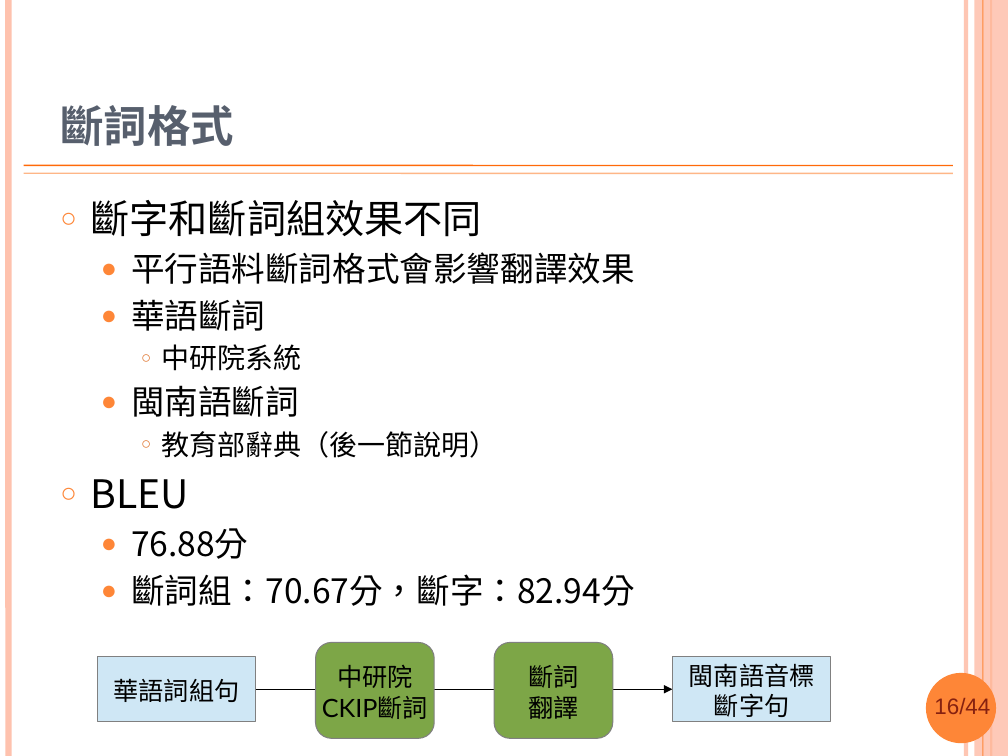
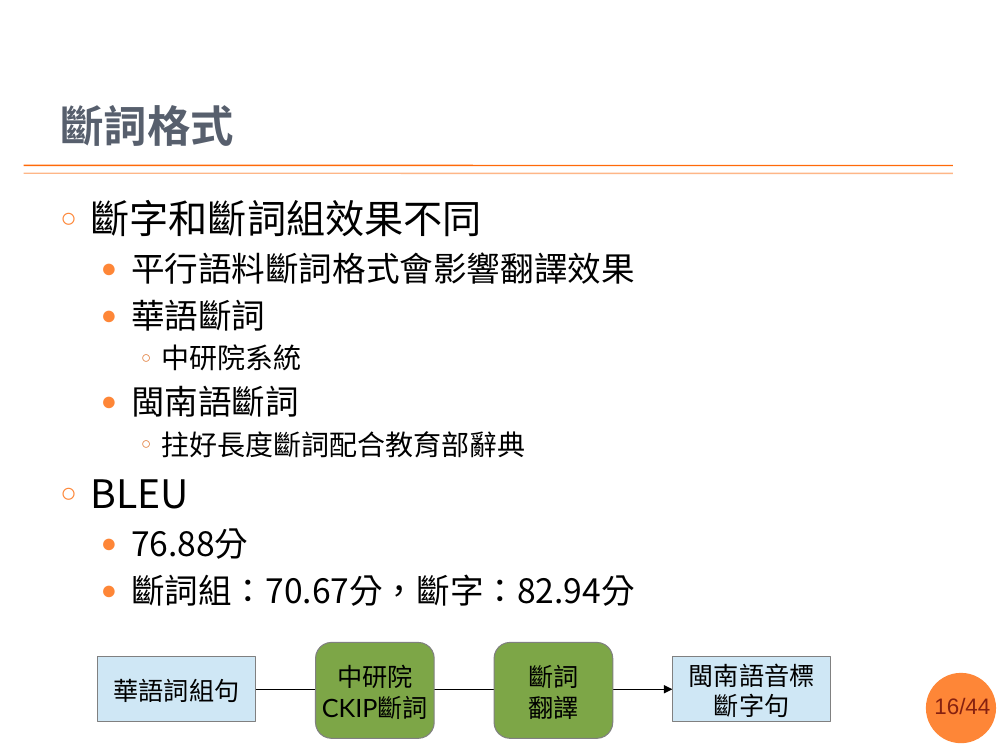
Before and after one commit to sih4sing5hong5/po3-ko3_tau5-iann2-phinn3, a slide deck: slide 16 of 翻譯報告.pptx. Drawn at 1008x756 pixels with LibreOffice and Linux fonts; fonts in the diff are those of the drawing; background and template pictures are left out. Boxes give left, top, right and bottom in pixels: in the first picture for what was removed or moved away, otherwise in the second. Text is boxed around its words. In the diff, an @@ line names an element or a change of style, - is before the commit and + after.

```diff
--- a/翻譯報告.pptx
+++ b/翻譯報告.pptx
@@ line removed from (8, 0) to (8, 756) @@
@@ line removed from (966, 0) to (966, 756) @@
@@ rectangle removed at bbox=[975, 0, 1008, 756] @@
@@ line removed from (983, 0) to (983, 756) @@
@@ line removed from (991, 0) to (991, 756) @@
@@ text at bbox=[161, 431, 526, 458]: text changed @@
-    ○ 教育部辭典（後一節說明）
+    ○ 拄好長度斷詞配合教育部辭典
```
Also in this commit, not shown: 54 other slides changed, 3 slides added, 5 slides removed.
